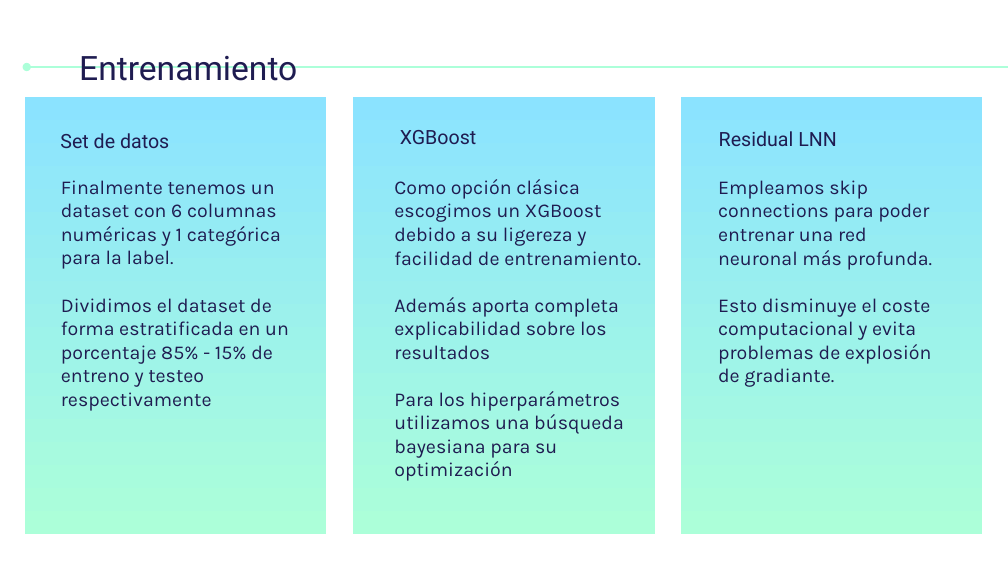
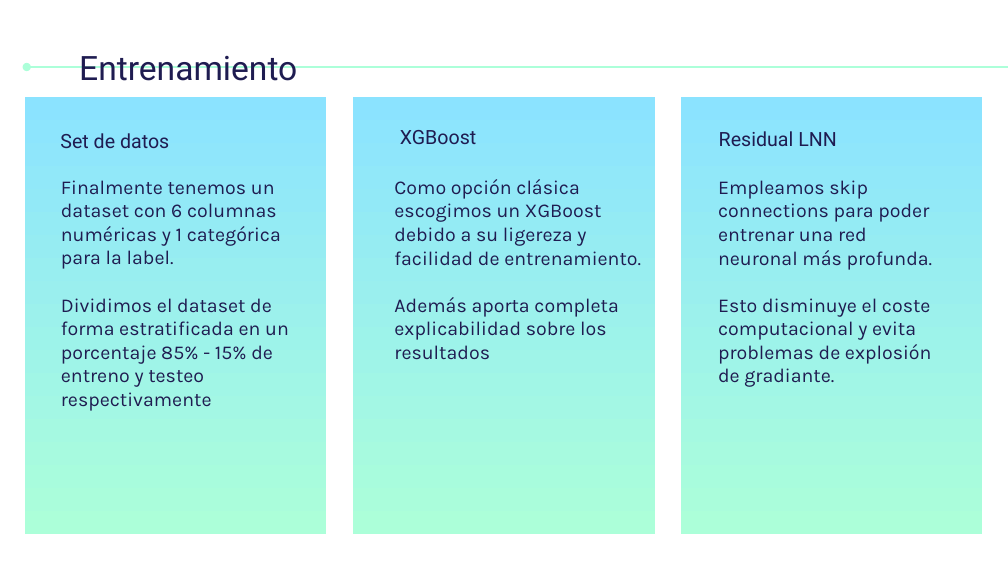
Before and after one commit to AnxoCasal/DDoS-Model-Prediction, a slide deck: slide 9 of Documentación/Presentacion de proyecto.pptx (slide 10 before the commit). Drawn at 1008x567 pixels with LibreOffice and Linux fonts; fonts in the diff are those of the drawing. Boxes give left, top, right and bottom in pixels: in the first picture for what was removed or moved away, otherwise in the second. Text is boxed around its words. In the diff, an @@ line names an element or a change of style, - is before the commit and + after.

```diff
--- a/Documentación/Presentacion de proyecto.pptx
+++ b/Documentación/Presentacion de proyecto.pptx
@@ text at (394, 391, 624, 481): paragraph removed @@
-Para los hiperparámetros utilizamos una búsqueda bayesiana para su optimización
```
Also in this commit, not shown: 3 other slides changed, 1 slide removed, 9 other files.
